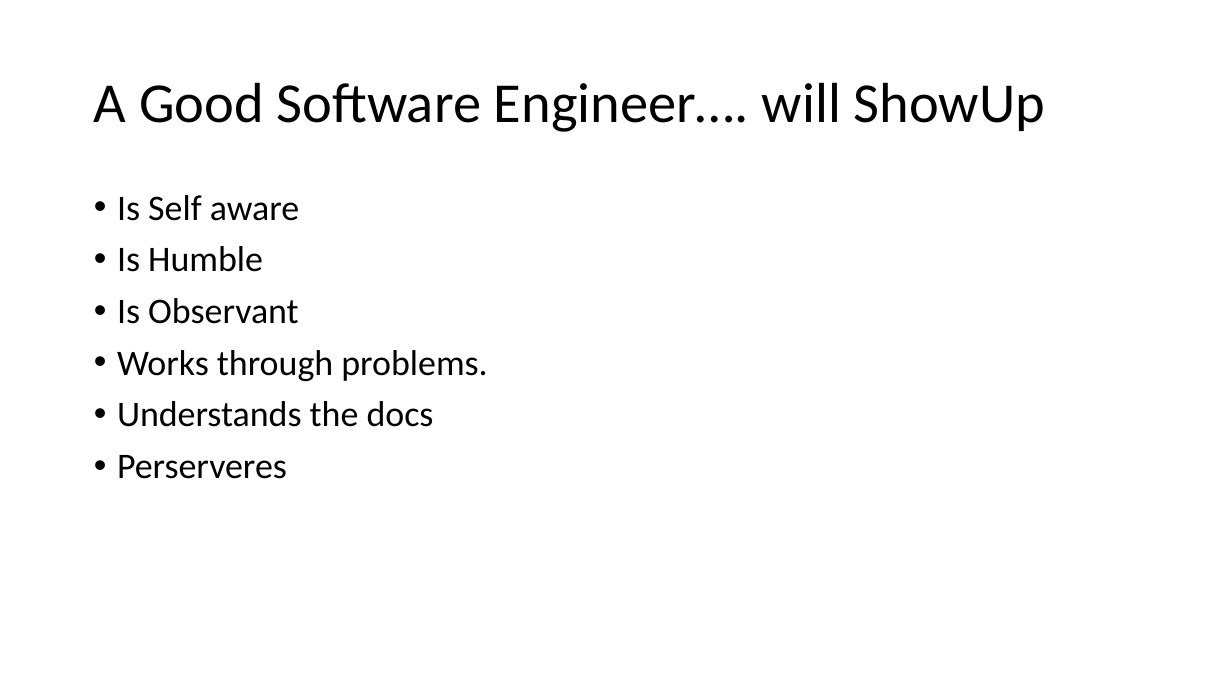
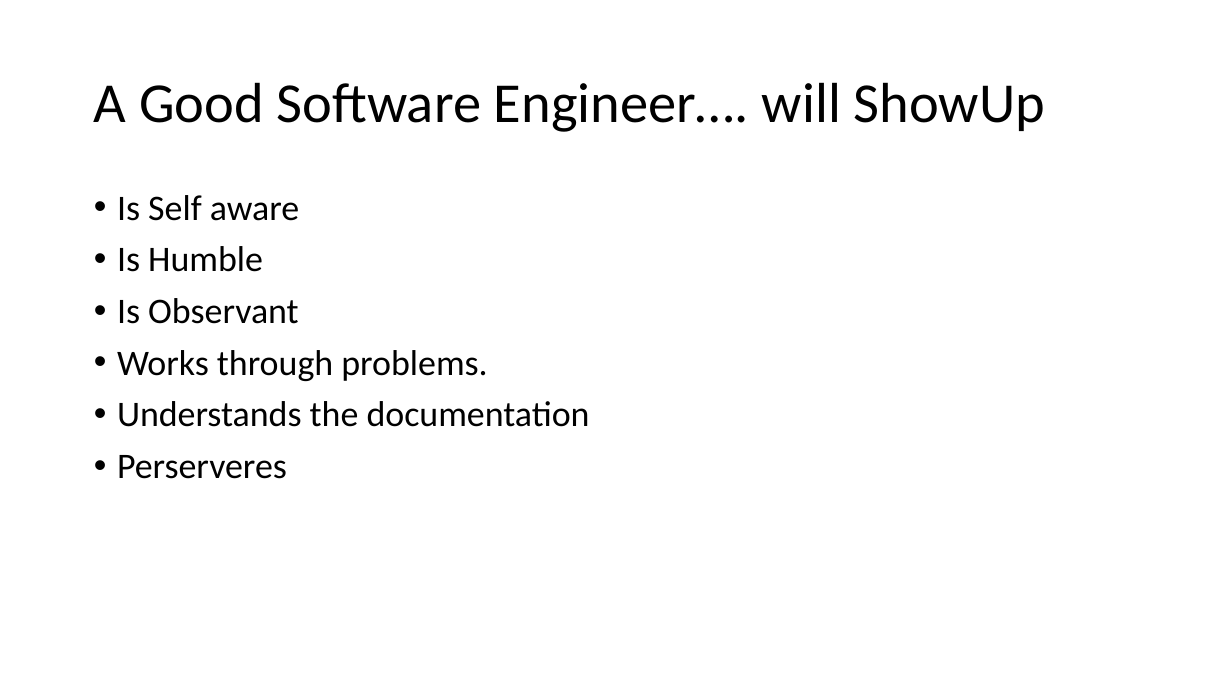
Before and after one commit to 08162021-dotnet-uta/08162021-batch-repo, a slide deck: slide 4 of pdfs/ClassNotesAndDescriptions.pptx. Drawn at 1232x693 pixels with LibreOffice and Linux fonts; fonts in the diff are those of the drawing. Boxes give left, top, right and bottom in pixels: in the first picture for what was removed or moved away, otherwise in the second. Text is boxed around its words. In the diff, an @@ line names an element or a change of style, - is before the commit and + after.

```diff
--- a/pdfs/ClassNotesAndDescriptions.pptx
+++ b/pdfs/ClassNotesAndDescriptions.pptx
@@ text at [117,401,590,427]: text changed @@
-• Understands the docs
+• Understands the documentation
```
Also in this commit, not shown: 9 other files.
